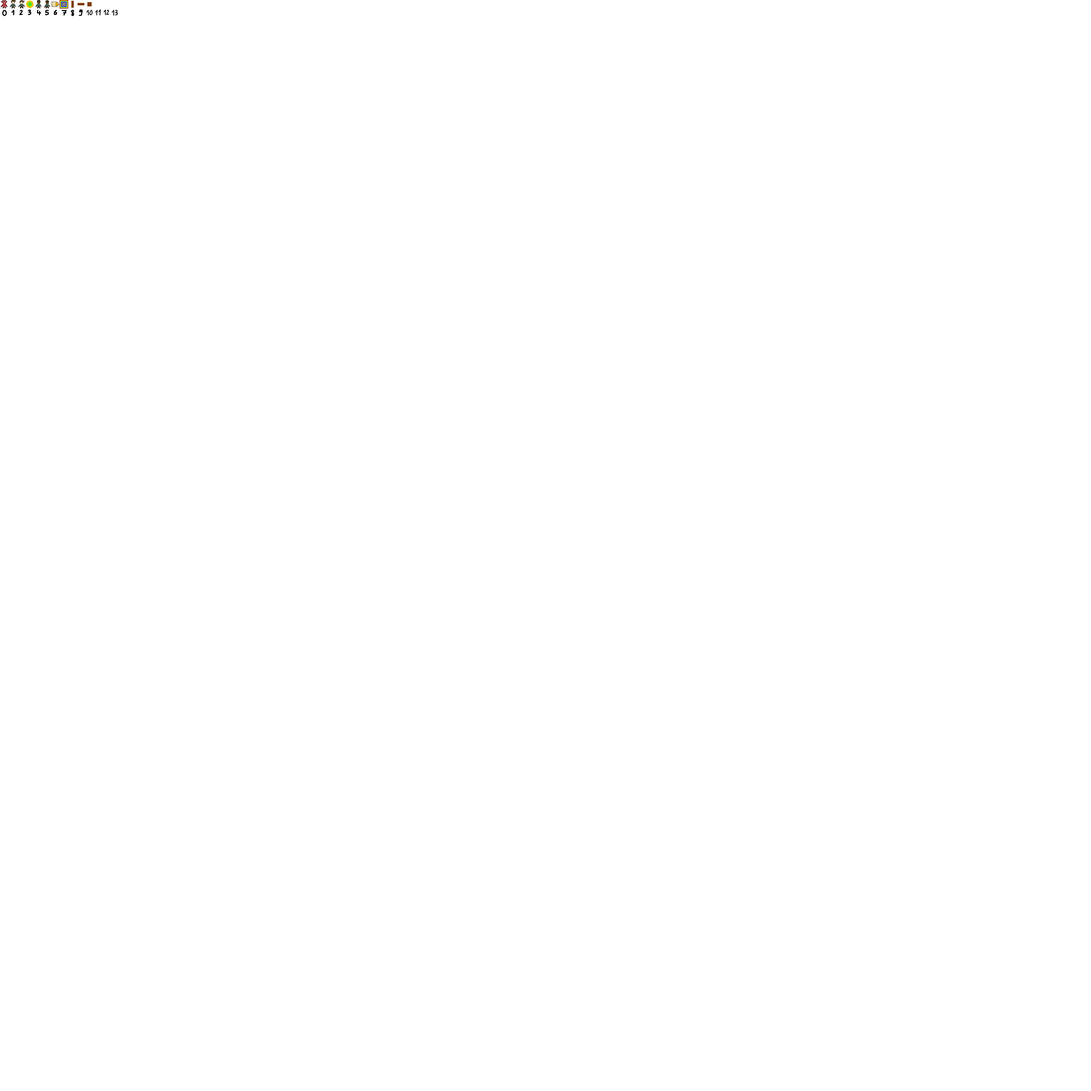
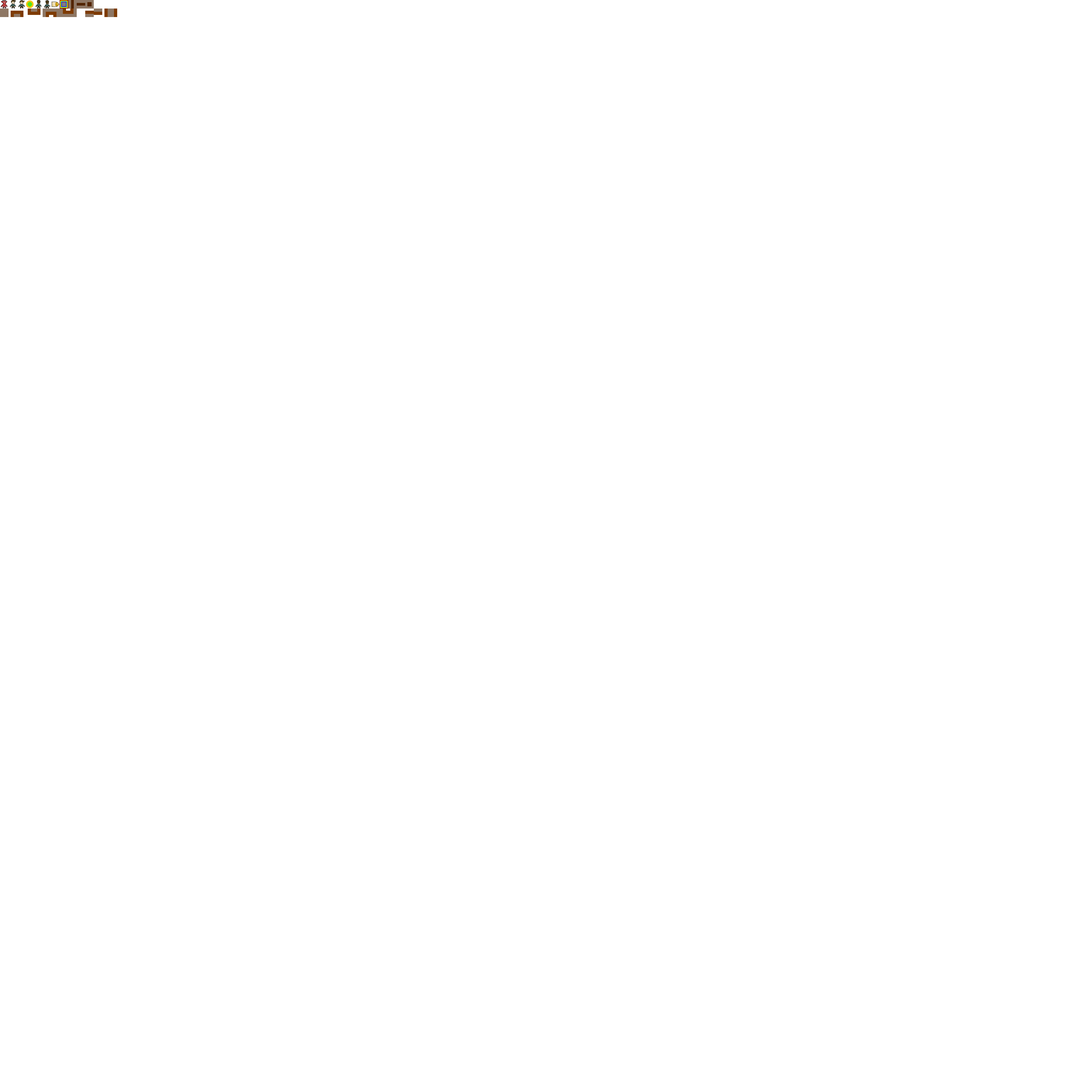
Before/after of a 1091px x 1091px layered artwork. What changed in the layer stack:
painted on "level1" over [0,8,118,18]
painted on "trapdoor" over [85,0,94,9]
painted on "horizontal_door" over [76,0,86,9]
painted on "vertical_door" over [68,0,77,9]
